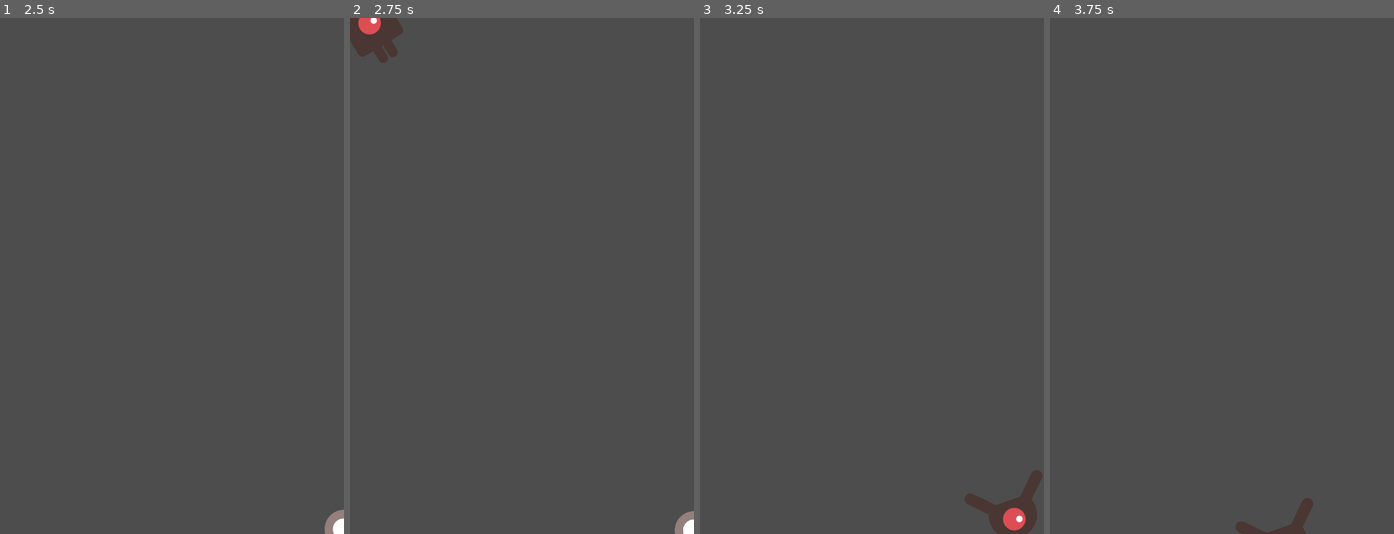
Above: before the commit, frames 1-4 (left to right).
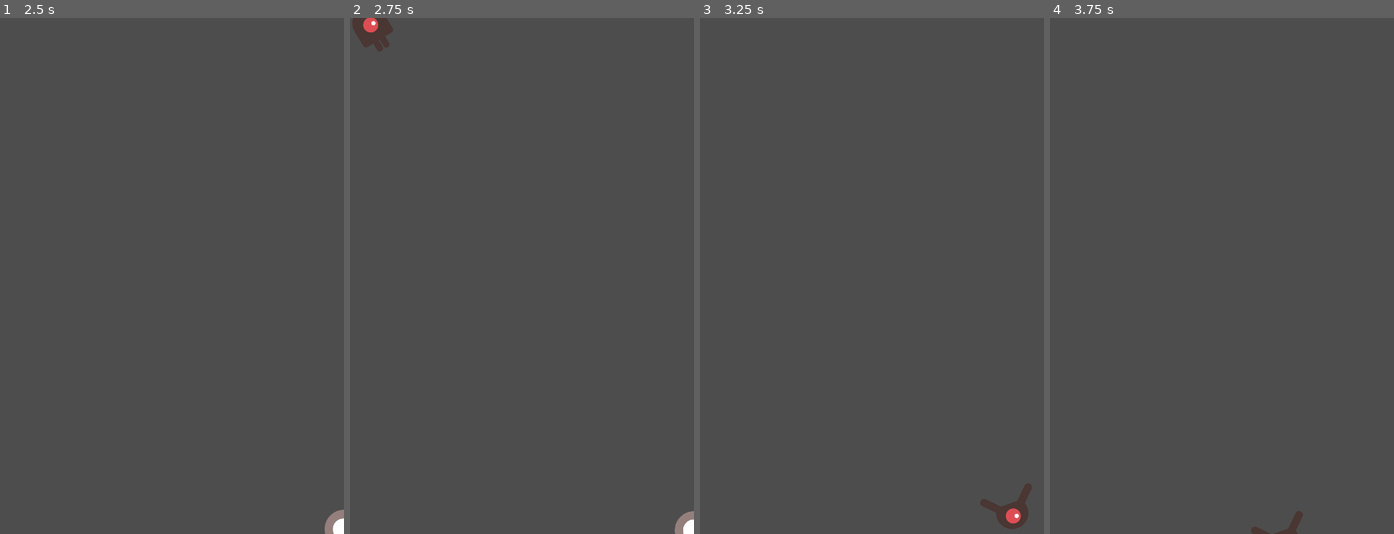
Above: after the commit, the same moments.

Repository: TimTheGr8/DodgeTheCreeps
Game: Godot game, scene res://Scenes/Main.tscn
The game is run twice, just before and just after one commit, with the same random seed, the same clock (stepped at 60 frames per second) and the same inputs.
Inputs:
- Up to frame 1 (2.5 s): tap Enter at 0.5 s; hold D (move_right) 0.53-1.28 s; hold S (move_down) 1.28-2.03 s; hold D (move_right) from 2.03 s (still down)
- Up to frame 2 (2.75 s): keep holding D (move_right)
- Up to frame 3 (3.25 s): release D (move_right) at 2.78 s; hold W (move_up) from 2.78 s (still down)
- Up to frame 4 (3.75 s): release W (move_up) at 3.53 s; hold A (move_left) from 3.53 s (still down)

Frame 1 is identical in both runs. In frame 2, 0.5% of the frame differs, in the area x 0-16%, y 0-9%; in frame 3, 0.7%, in the area x 76-100%, y 87-100%; in frame 4, 0.3%.

Commit message:
Started working on the HUD.

Diff:
--- a/Scenes/Enemy.tscn
+++ b/Scenes/Enemy.tscn
@@ -57,7 +57,7 @@
 
 [node name="AnimatedSprite2D" type="AnimatedSprite2D" parent="."]
 rotation = -1.5708
-scale = Vector2(0.75, 0.75)
+scale = Vector2(0.5, 0.5)
 sprite_frames = SubResource("SpriteFrames_qwsm8")
 animation = &"Walk"
 
--- /dev/null
+++ b/Scenes/HUD.tscn
@@ -0,0 +1,26 @@
+[gd_scene load_steps=2 format=3 uid="uid://biwlqimuhektu"]
+
+[ext_resource type="FontFile" uid="uid://05dkq82wcj" path="res://Fonts/Xolonium-Regular.ttf" id="1_n170r"]
+
+[node name="HUD" type="CanvasLayer"]
+
+[node name="ScoreLabel" type="Label" parent="."]
+offset_right = 40.0
+offset_bottom = 23.0
+theme_override_fonts/font = ExtResource("1_n170r")
+theme_override_font_sizes/font_size = 64
+text = "10"
+
+[node name="Message" type="Label" parent="."]
+offset_right = 40.0
+offset_bottom = 23.0
+theme_override_fonts/font = ExtResource("1_n170r")
+theme_override_font_sizes/font_size = 64
+
+[node name="StartButton" type="Button" parent="."]
+offset_right = 8.0
+offset_bottom = 8.0
+theme_override_fonts/font = ExtResource("1_n170r")
+theme_override_font_sizes/font_size = 64
+
+[node name="MessageTimer" type="Timer" parent="."]
